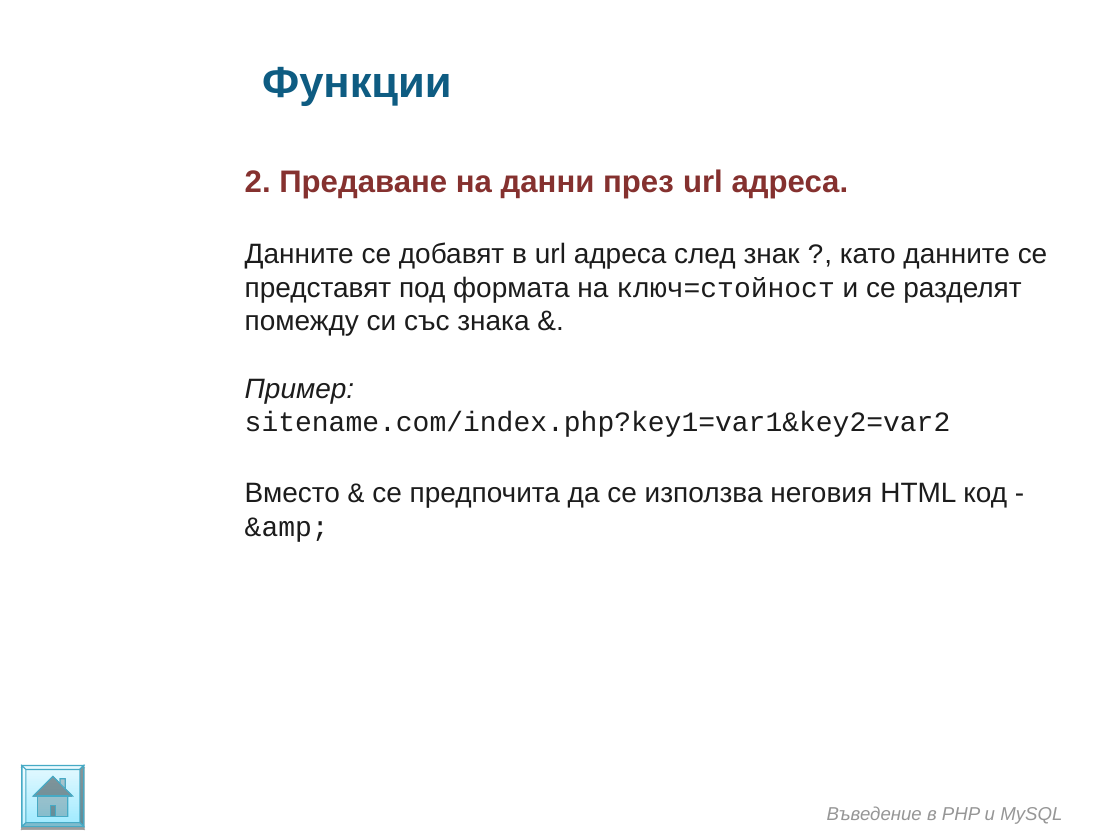
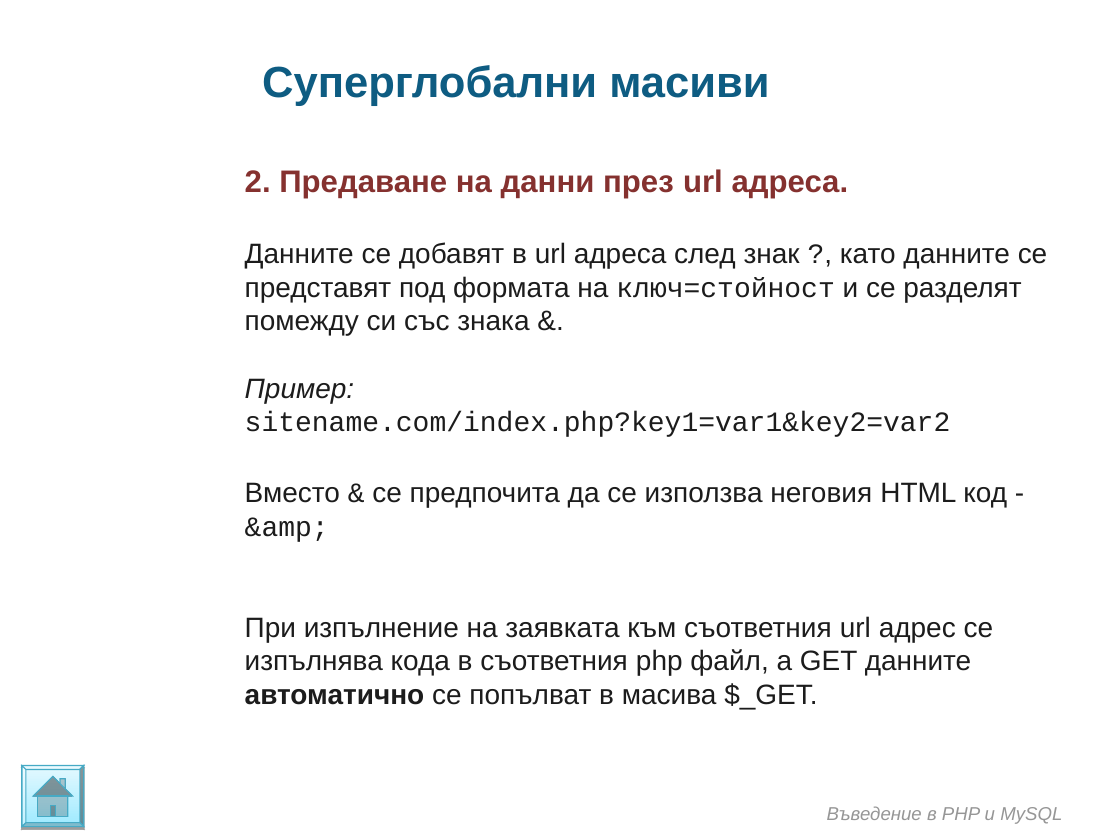
Before and after one commit to ivanstoynov/php-learning, a slide deck: slide 4 of Materials/PHP/Super global variables and work with formsi.ppt. Drawn at 1120x840 pixels with LibreOffice and Linux fonts; fonts in the diff are those of the drawing; background and template pictures are left out. Boxes give left, top, right and bottom in pixels: in the first picture for what was removed or moved away, otherwise in the second. Text is boxed around its words. In the diff, an @@ line names an element or a change of style, - is before the commit and + after.

```diff
--- a/Materials/PHP/Super global variables and work with formsi.ppt
+++ b/Materials/PHP/Super global variables and work with formsi.ppt
@@ text at [262, 65, 769, 106]: text changed @@
-Функции
+Суперглобални масиви
@@ text at [245, 616, 994, 709]: paragraph added @@
+При изпълнение на заявката към съответния url адрес се изпълнява кода в съответния php файл, а GET данните автоматично се попълват в масива $_GET.
```
Also in this commit, not shown: 2 other slides changed, 5 slides added, 2 other files.
